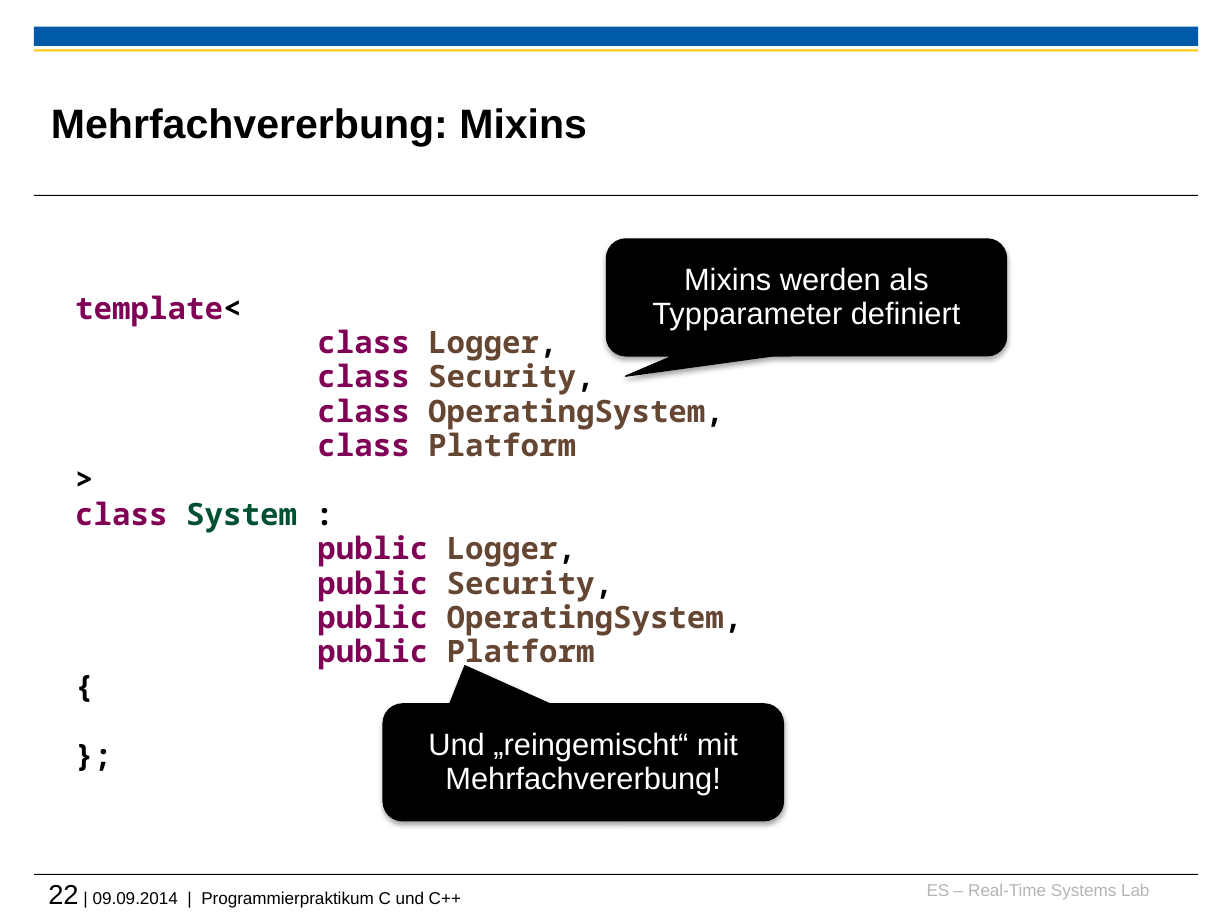
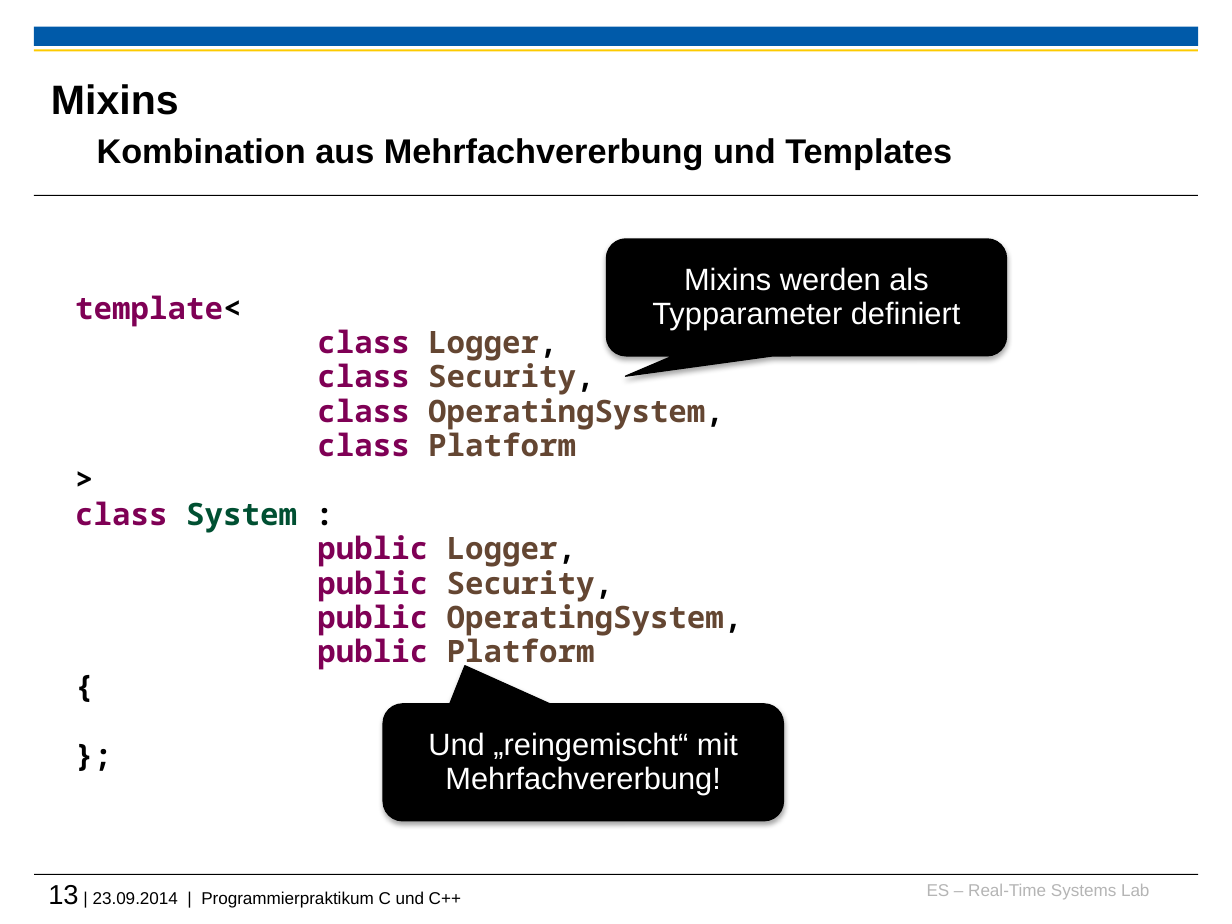
Before and after one commit to h82k/tud-cppp, a slide deck: slide 13 of Vorlesung/4 Fortgeschrittene Themen.pptx (slide 22 before the commit). Drawn at 1232x924 pixels with LibreOffice and Linux fonts; fonts in the diff are those of the drawing; background and template pictures are left out. Boxes give left, top, right and bottom in pixels: in the first picture for what was removed or moved away, otherwise in the second. Text is boxed around its words. In the diff, an @@ line names an element or a change of style, - is before the commit and + after.

```diff
--- a/Vorlesung/4 Fortgeschrittene Themen.pptx
+++ b/Vorlesung/4 Fortgeschrittene Themen.pptx
@@ title at (x1=51, y1=84, x2=952, y2=169): text changed; size 24 to 20 pt @@
-Mehrfachvererbung: Mixins
+Mixins
+Kombination aus Mehrfachvererbung und Templates
@@ text at (x1=48, y1=885, x2=461, y2=908): text changed @@
-22 | 09.09.2014 | Programmierpraktikum C und C++
+13 | 23.09.2014 | Programmierpraktikum C und C++
```
Also in this commit, not shown: 10 other slides changed, 10 slides removed, 5 other files.
